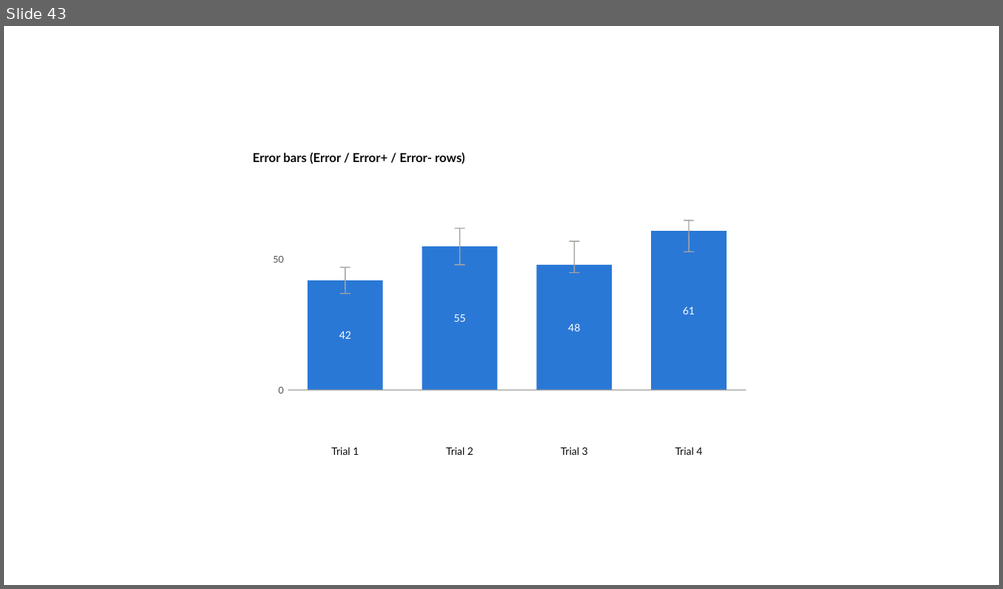
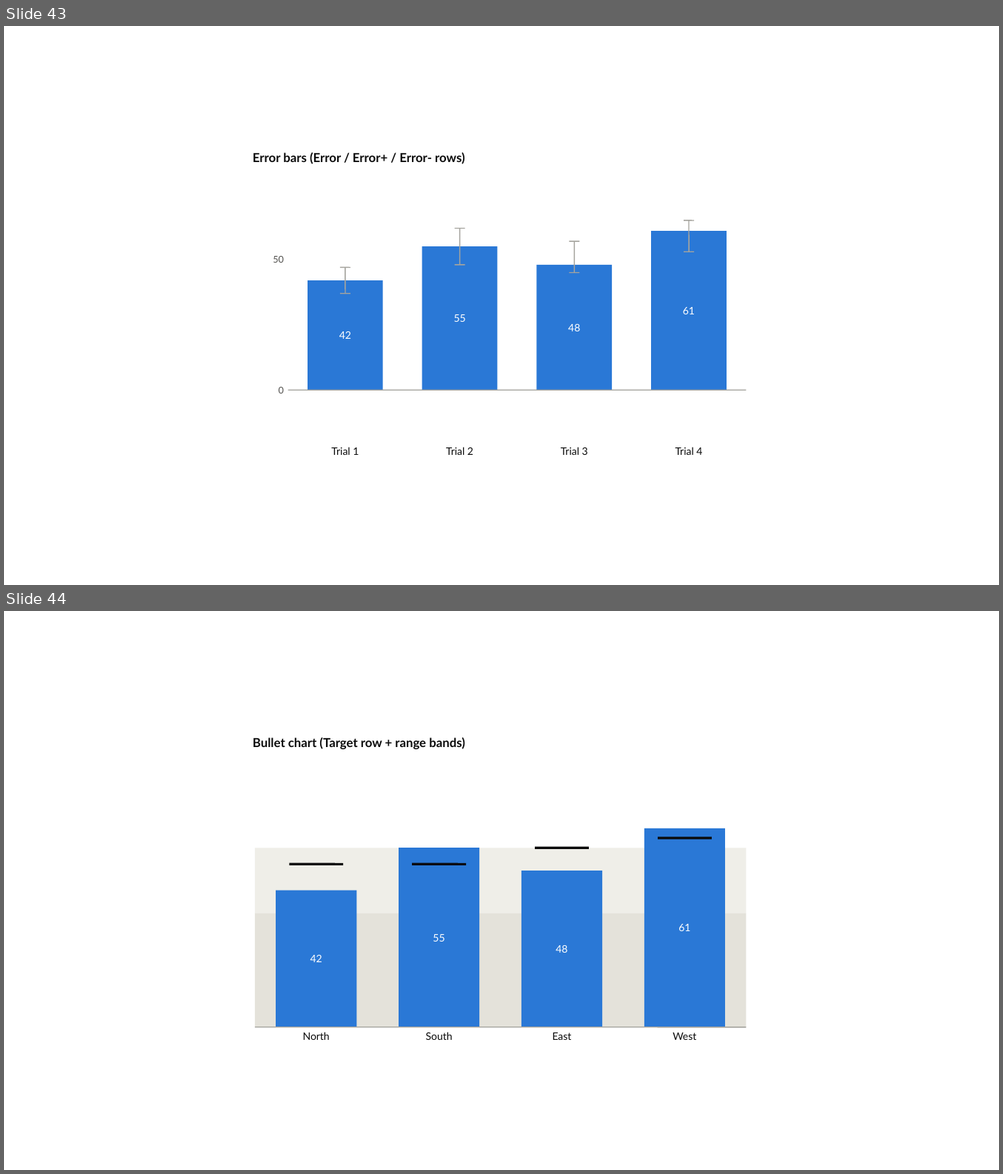
Before and after one commit to dannbleeker/PowerChart, a slide deck: examples/showcase.pptx. Shown one above the other, each under a label of ours: slide 43 before the commit, slides 43 and 44 after it. The pictures are 1003x589 and 1003x1174 pixels, drawn with LibreOffice and Linux fonts; fonts in the diff are those of the drawing. Boxes give left, top, right and bottom in pixels: in the first picture for what was removed or moved away, otherwise in the second. Text is boxed around its words. In the diff, an @@ line names an element or a change of style, - is before the commit and + after.

```diff
--- a/examples/showcase.pptx
+++ b/examples/showcase.pptx
@@ slide 44 added at (x1=4, y1=611, x2=999, y2=1170), background #FFFFFF @@
@@ text added at (x1=253, y1=738, x2=465, y2=749), 12 pt, text #0B0B0B, bold @@
+Bullet chart (Target row + range bands)
@@ rectangle added at (x1=644, y1=828, x2=725, y2=1028), fill #2A78D6 @@
@@ rectangle added at (x1=255, y1=849, x2=745, y2=914), fill #EFEEE8 @@
@@ rectangle added at (x1=398, y1=849, x2=479, y2=1028), fill #2A78D6 @@
@@ line added from (535, 849) to (589, 849), #0B0B0B 2.25 pt @@
@@ line added from (657, 839) to (711, 839), #0B0B0B 2.25 pt @@
@@ line added from (289, 865) to (343, 865), #0B0B0B 2.25 pt @@
@@ line added from (412, 865) to (466, 865), #0B0B0B 2.25 pt @@
@@ rectangle added at (x1=521, y1=871, x2=602, y2=1028), fill #2A78D6 @@
@@ rectangle added at (x1=276, y1=891, x2=356, y2=1028), fill #2A78D6 @@
@@ rectangle added at (x1=255, y1=913, x2=745, y2=1028), fill #E4E2DA @@
@@ text added at (x1=432, y1=934, x2=444, y2=942), 10 pt, text #FFFFFF @@
+55
@@ text added at (x1=678, y1=924, x2=690, y2=931), 10 pt, text #FFFFFF @@
+61
@@ text added at (x1=310, y1=955, x2=322, y2=963), 10 pt, text #FFFFFF @@
+42
@@ text added at (x1=555, y1=945, x2=567, y2=953), 10 pt, text #FFFFFF @@
+48
@@ line added from (255, 1028) to (745, 1028), #A5A49E 1 pt @@
@@ text added at (x1=303, y1=1032, x2=330, y2=1040), 10 pt, text #0B0B0B @@
+North
@@ text added at (x1=426, y1=1032, x2=452, y2=1040), 10 pt, text #0B0B0B @@
+South
@@ text added at (x1=552, y1=1033, x2=572, y2=1040), 10 pt, text #0B0B0B @@
+East
@@ text added at (x1=672, y1=1033, x2=696, y2=1040), 10 pt, text #0B0B0B @@
+West
```
Also in this commit, not shown: 1 slide changed, 3 other slides added, 17 other files.
